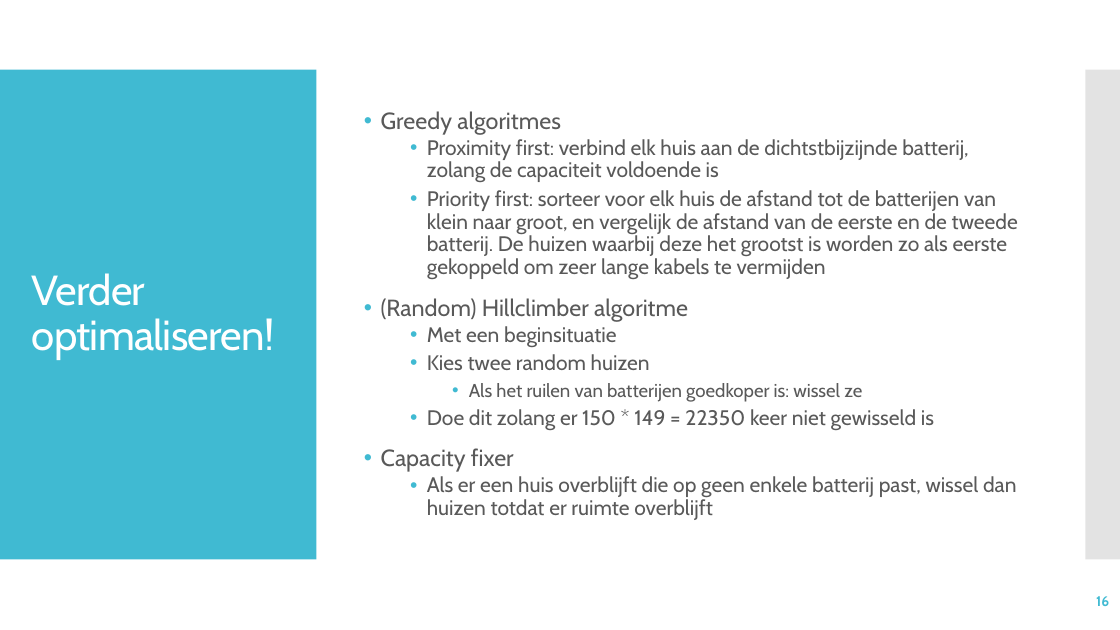
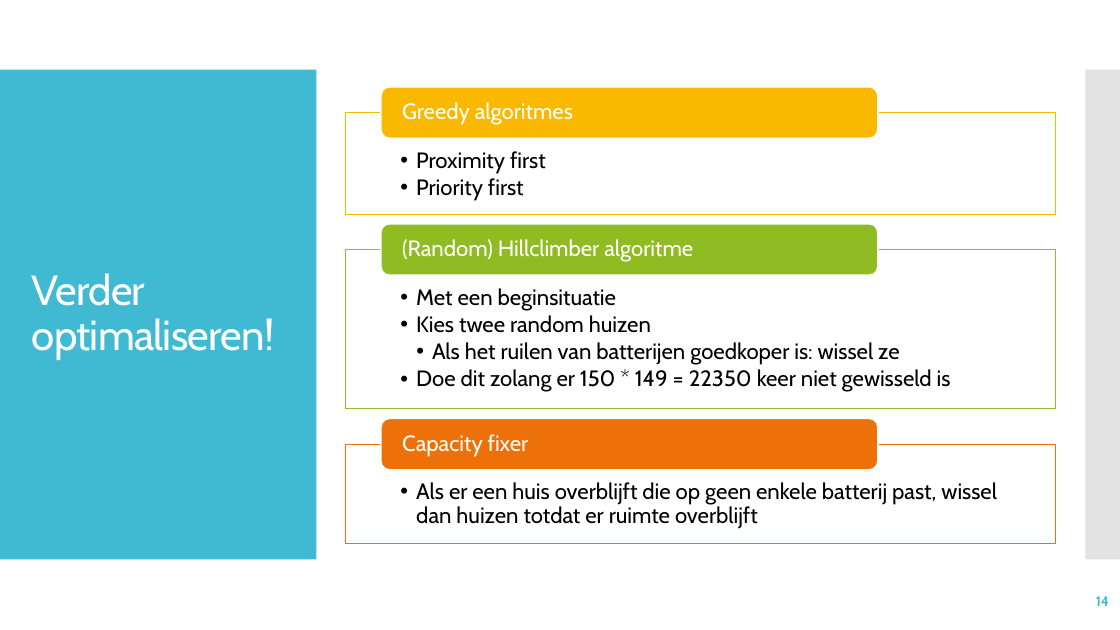
Before and after one commit to DaanMol/blauw.smartgrid, a slide deck: slide 14 of Presentation/powerpoints/The presentation to end all presentations.pptx (slide 16 before the commit). Drawn at 1120x630 pixels with LibreOffice and Linux fonts; fonts in the diff are those of the drawing. Boxes give left, top, right and bottom in pixels: in the first picture for what was removed or moved away, otherwise in the second. Text is boxed around its words. In the diff, an @@ line names an element or a change of style, - is before the commit and + after.

```diff
--- a/Presentation/powerpoints/The presentation to end all presentations.pptx
+++ b/Presentation/powerpoints/The presentation to end all presentations.pptx
@@ text removed at [381, 111, 1018, 520] @@
-• Greedy algoritmes
-  • Proximity first: verbind elk huis aan de dichtstbijzijnde batterij, zolang de capaciteit voldoende is
-  • Priority first: sorteer voor elk huis de afstand tot de batterijen van klein naar groot, en vergelijk de afstand van de eerste en de tweede batterij. De huizen waarbij deze het grootst is worden zo als eerste gekoppeld om zeer lange kabels te vermijden
-• (Random) Hillclimber algoritme
-  • Met een beginsituatie
-  • Kies twee random huizen
-    • Als het ruilen van batterijen goedkoper is: wissel ze
-  • Doe dit zolang er 150 * 149 = 22350 keer niet gewisseld is
-• Capacity fixer
-  • Als er een huis overblijft die op geen enkele batterij past, wissel dan huizen totdat er ruimte overblijft
@@ group added at [345, 87, 1055, 544]: 6 texts, 3 rectangles, 3 rounded rectangles @@
+  • Proximity first
+  • Priority first
+Greedy algoritmes
+  • Met een beginsituatie
+  • Kies twee random huizen
+    • Als het ruilen van batterijen goedkoper is: wissel ze
+  • Doe dit zolang er 150 * 149 = 22350 keer niet gewisseld is
+(Random) Hillclimber algoritme
+  • Als er een huis overblijft die op geen enkele batterij past, wissel dan huizen totdat er ruimte overblijft
+Capacity fixer
@@ page number at [1096, 596, 1109, 606]: text changed @@
-16
+14
```
Also in this commit, not shown: 5 other slides changed, 2 slides added, 4 slides removed.
